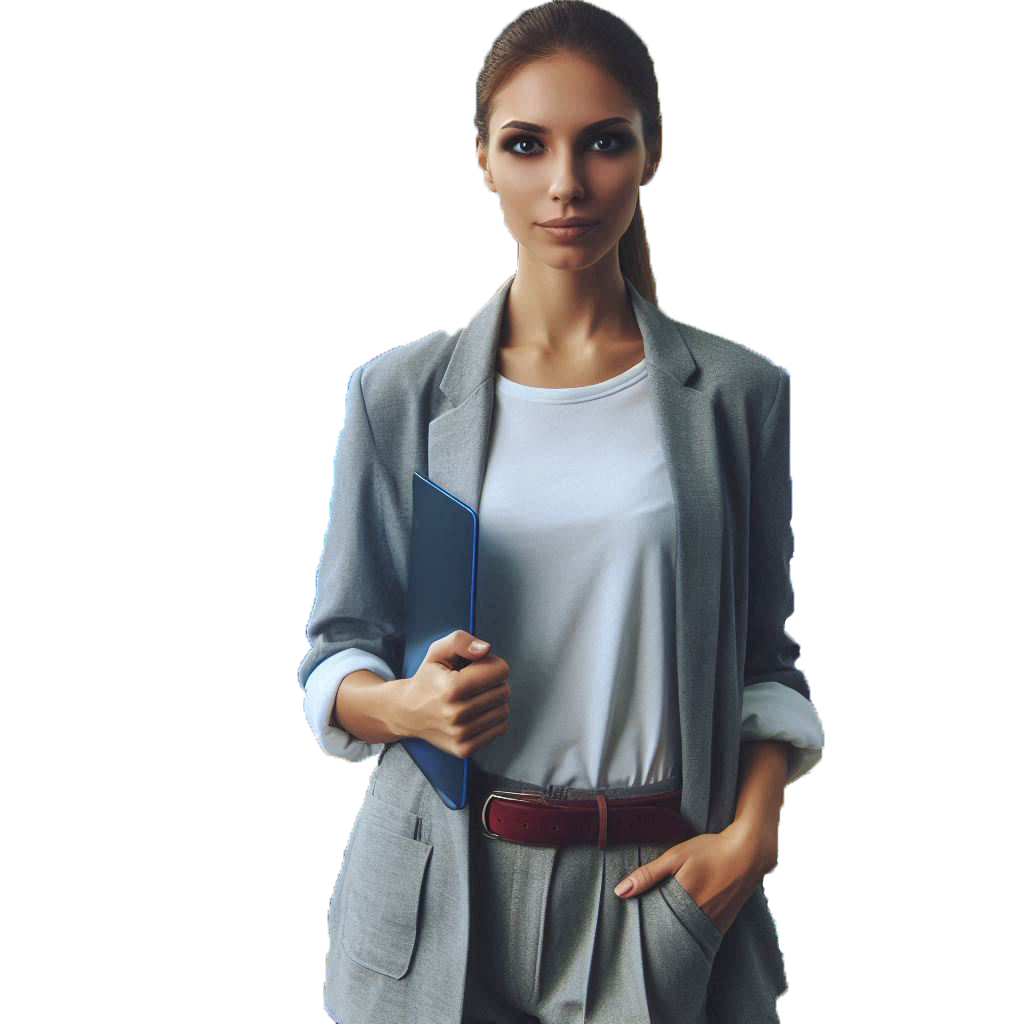
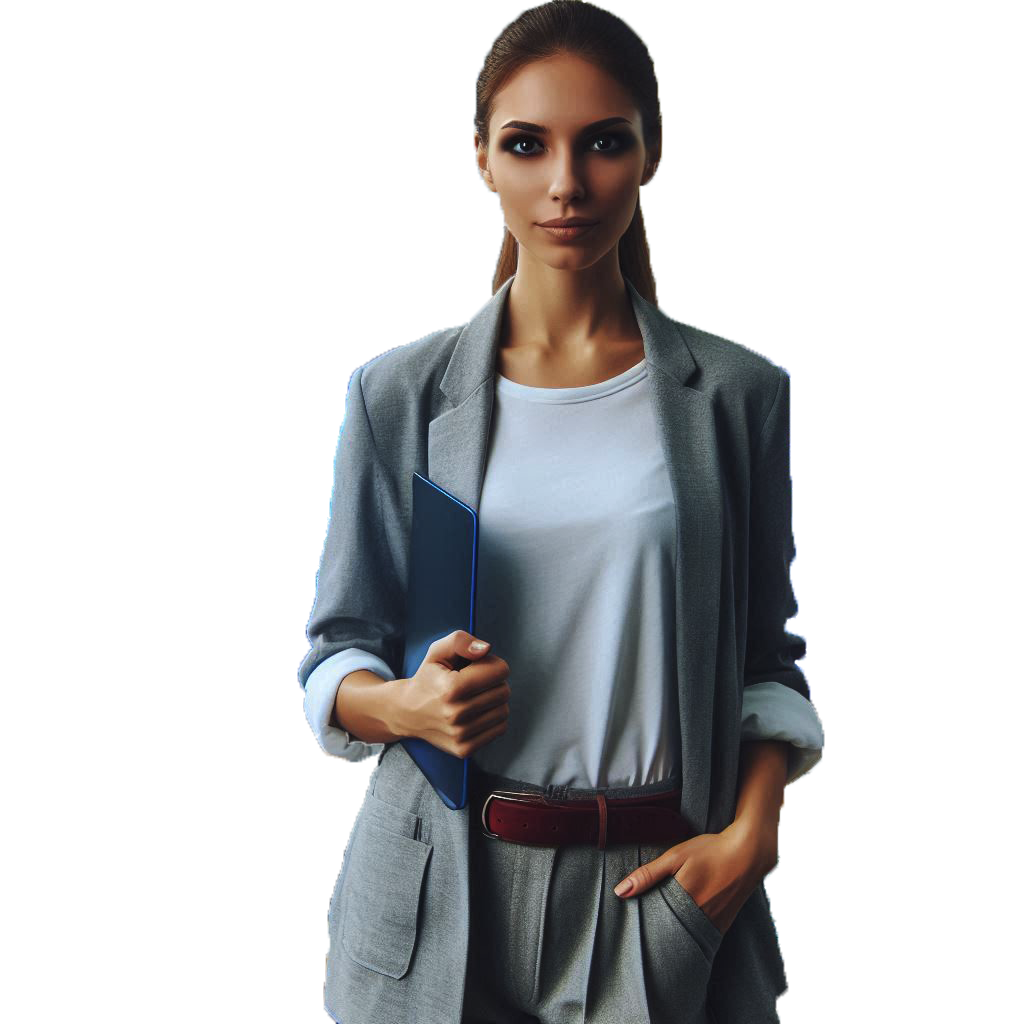
Before/after of a (1024, 1024) layered artwork. What changed in the layer stack:
renamed "Lager 0" to "Intensitet/kontrast 1", painted on it over [298, 0, 824, 1024]
added layer "Lager 0" over [298, 0, 824, 1024]
